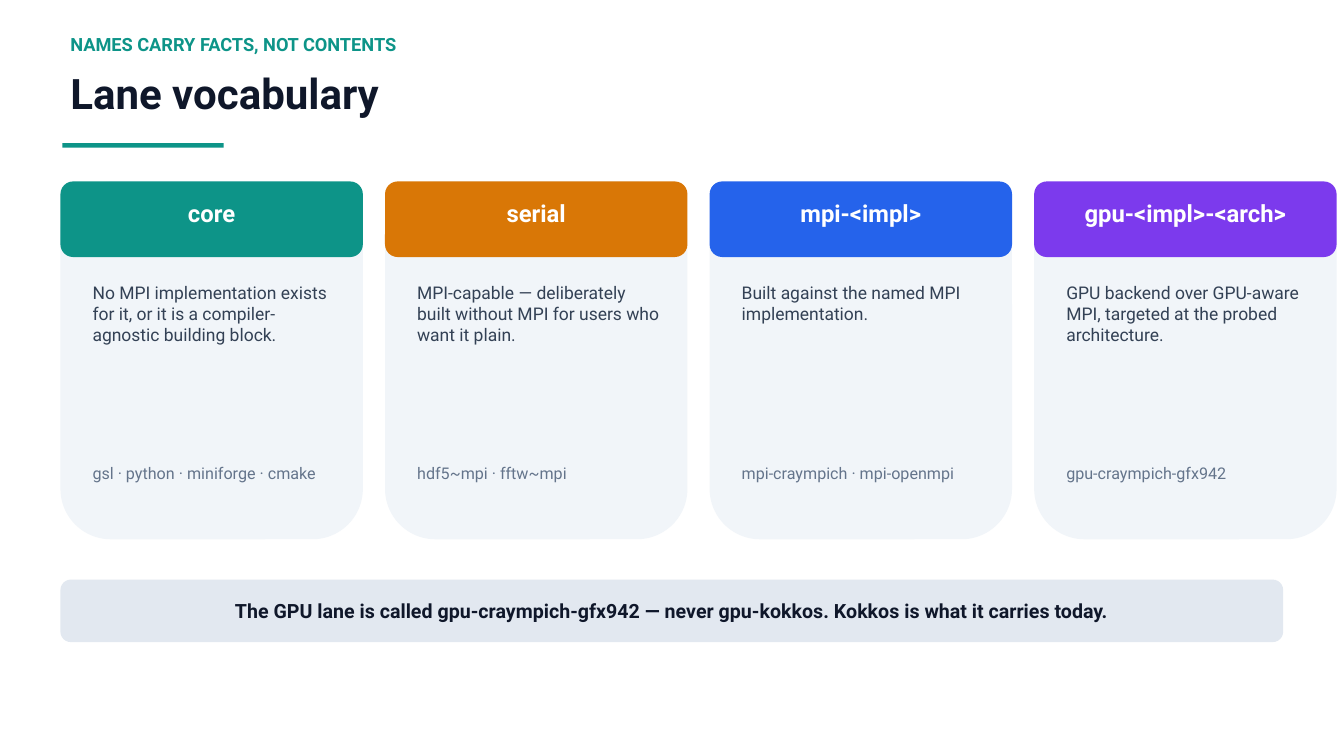
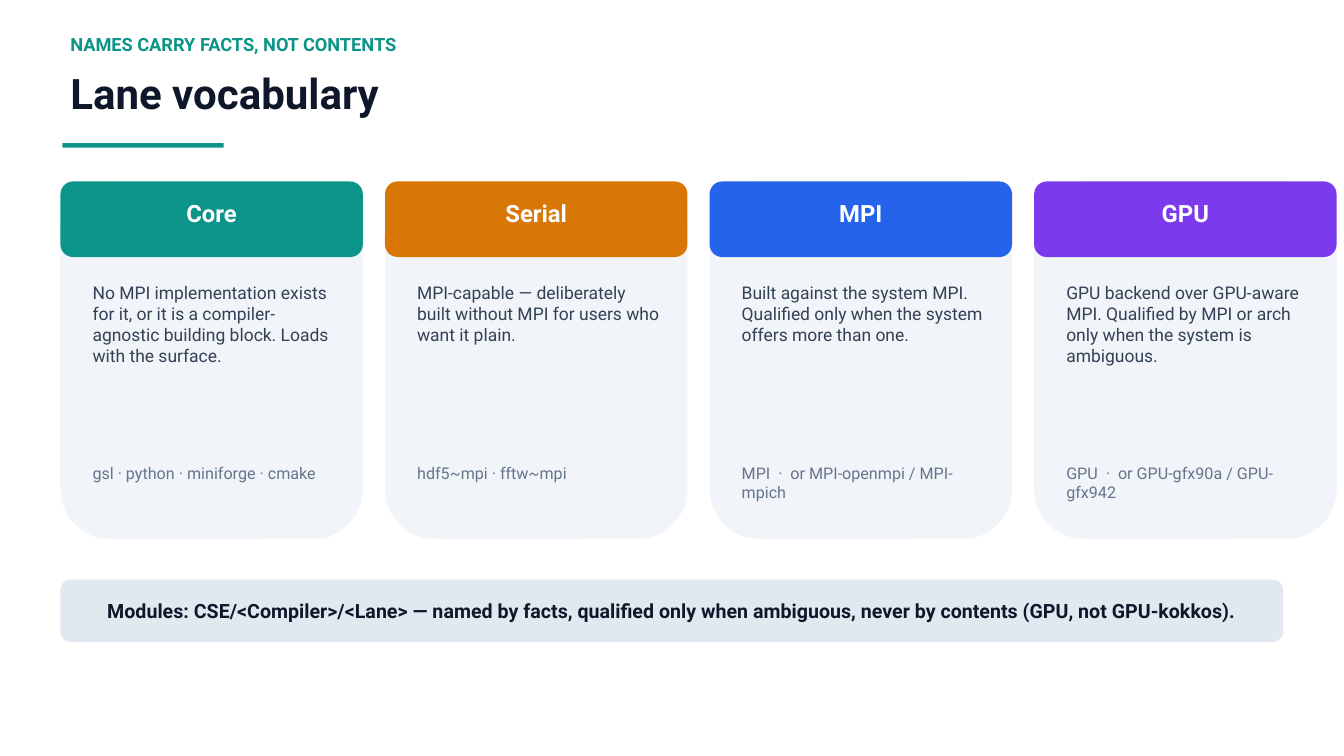
Before and after one commit to ray12514/stack-planning, a slide deck: slide 6 of presentations/cse_lanes_model.pptx. Drawn at 1344x756 pixels with LibreOffice and Linux fonts; fonts in the diff are those of the drawing. Boxes give left, top, right and bottom in pixels: in the first picture for what was removed or moved away, otherwise in the second. Text is boxed around its words. In the diff, an @@ line names an element or a change of style, - is before the commit and + after.

Commit message:
Adopt the two-layer lane naming; update deck vocabulary to match
Public module names are CSE/<Compiler>/<Lane> with capitalized Serial/
MPI/GPU, qualified only when the system is ambiguous (two MPIs ->
MPI-<impl> plus a GPU lane per MPI; two GPU archs -> GPU-<arch>).
Internal rendered lane ids keep the fully-qualified facts for machines
and oracle diffs. Deck slides (lane pills, module load commands, pilot
surfaces, vocabulary cards) updated to the new syntax; verified through
Keynote export.

```diff
--- a/presentations/cse_lanes_model.pptx
+++ b/presentations/cse_lanes_model.pptx
@@ text at bbox=[186, 205, 236, 223]: text changed @@
-core
+Core
@@ text at bbox=[505, 204, 567, 223]: text changed @@
-serial
+Serial
@@ text at bbox=[839, 205, 882, 222]: text changed @@
-mpi-<impl>
+MPI
@@ text at bbox=[1162, 205, 1209, 223]: text changed @@
-gpu-<impl>-<arch>
+GPU
@@ text at bbox=[93, 286, 329, 362]: text changed @@
-No MPI implementation exists for it, or it is a compiler-agnostic building block.
+No MPI implementation exists for it, or it is a compiler-agnostic building block. Loads with the surface.
@@ text at bbox=[742, 286, 983, 341]: text changed @@
-Built against the named MPI implementation.
+Built against the system MPI. Qualified only when the system offers more than one.
@@ text at bbox=[1066, 286, 1299, 366]: text changed @@
-GPU backend over GPU-aware MPI, targeted at the probed architecture.
+GPU backend over GPU-aware MPI. Qualified by MPI or arch only when the system is ambiguous.
@@ text at bbox=[742, 467, 953, 501]: text changed @@
-mpi-craympich · mpi-openmpi
+MPI · or MPI-openmpi / MPI-mpich
@@ text at bbox=[1066, 467, 1273, 502]: text changed @@
-gpu-craympich-gfx942
+GPU · or GPU-gfx90a / GPU-gfx942
@@ text in rounded rectangle at bbox=[107, 602, 1235, 622]: text changed @@
-The GPU lane is called gpu-craympich-gfx942 — never gpu-kokkos. Kokkos is what it carries today.
+Modules: CSE/<Compiler>/<Lane> — named by facts, qualified only when ambiguous, never by contents (GPU, not GPU-kokkos).
```
Also in this commit, not shown: 4 other slides changed, 2 other files.
